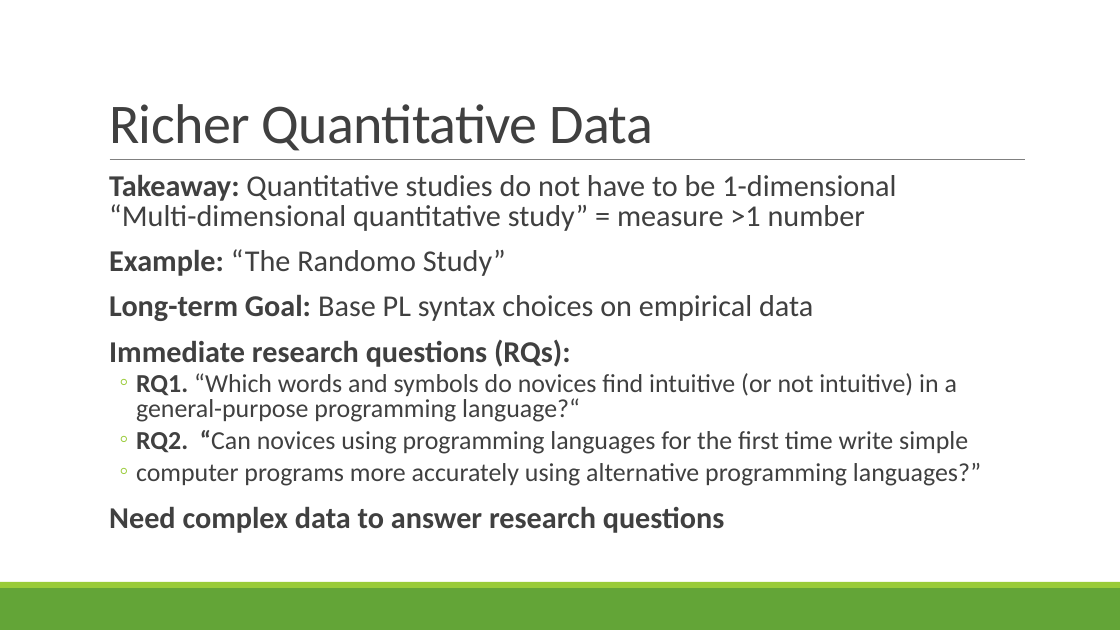
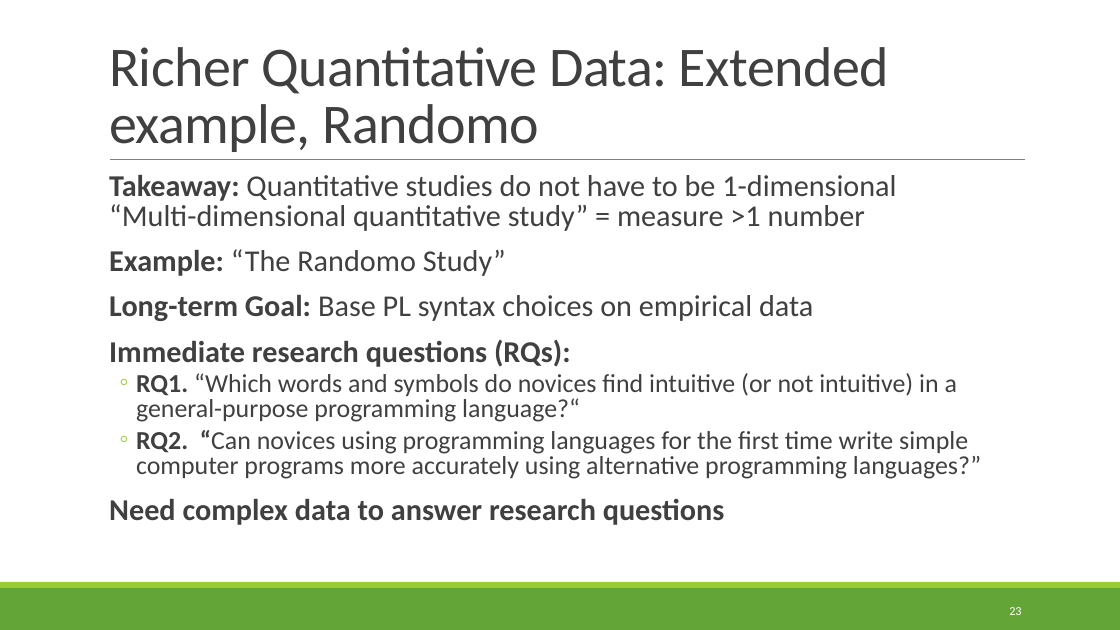
Before and after one commit to rbohrer/pl-course, a slide deck: slide 23 of LectureSlides/09Design2.pptx (slide 20 before the commit). Drawn at 1120x630 pixels with LibreOffice and Linux fonts; fonts in the diff are those of the drawing. Boxes give left, top, right and bottom in pixels: in the first picture for what was removed or moved away, otherwise in the second. Text is boxed around its words. In the diff, an @@ line names an element or a change of style, - is before the commit and + after.

```diff
--- a/LectureSlides/09Design2.pptx
+++ b/LectureSlides/09Design2.pptx
@@ title at (109, 47, 889, 152): text changed @@
-Richer Quantitative Data
+Richer Quantitative Data: Extended example, Randomo
@@ text at (136, 430, 981, 479): text changed @@
-  ◦ RQ2. “Can novices using programming languages for the first time write simple
-  ◦ computer programs more accurately using alternative programming languages?”
+  ◦ RQ2. “Can novices using programming languages for the first time write simple
+    computer programs more accurately using alternative programming languages?”
@@ page number added at (1009, 607, 1021, 615), 10.5 pt, text #FFFFFF @@
+23
```
Also in this commit, not shown: 43 other slides changed, 4 slides added.
